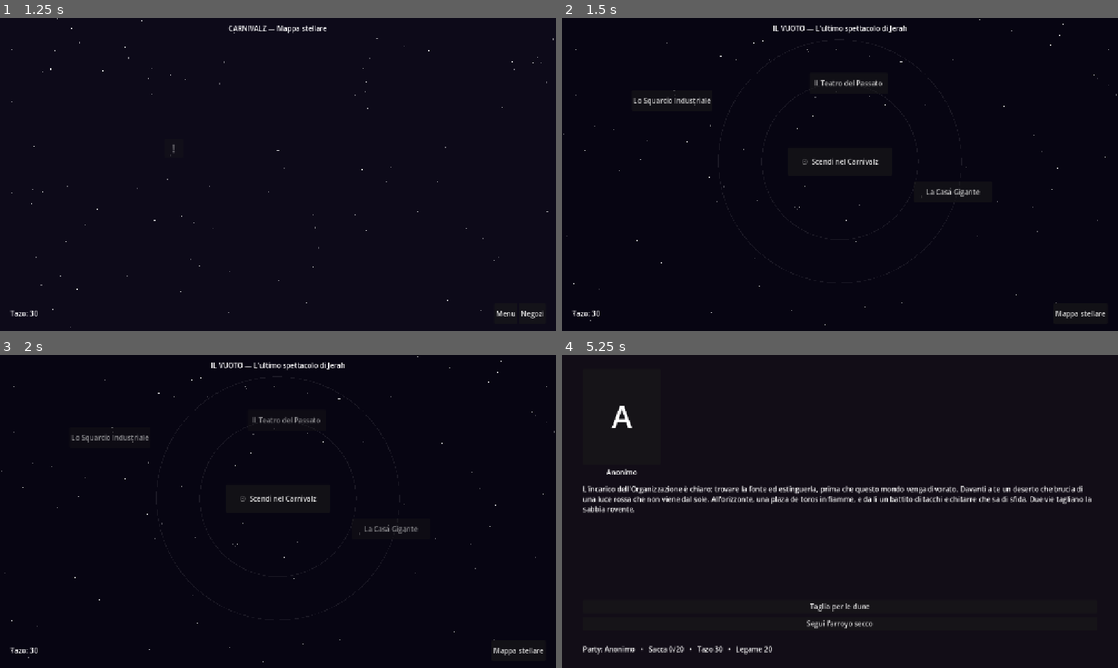
Above: before the commit, frames 1-4 (two rows, left to right).
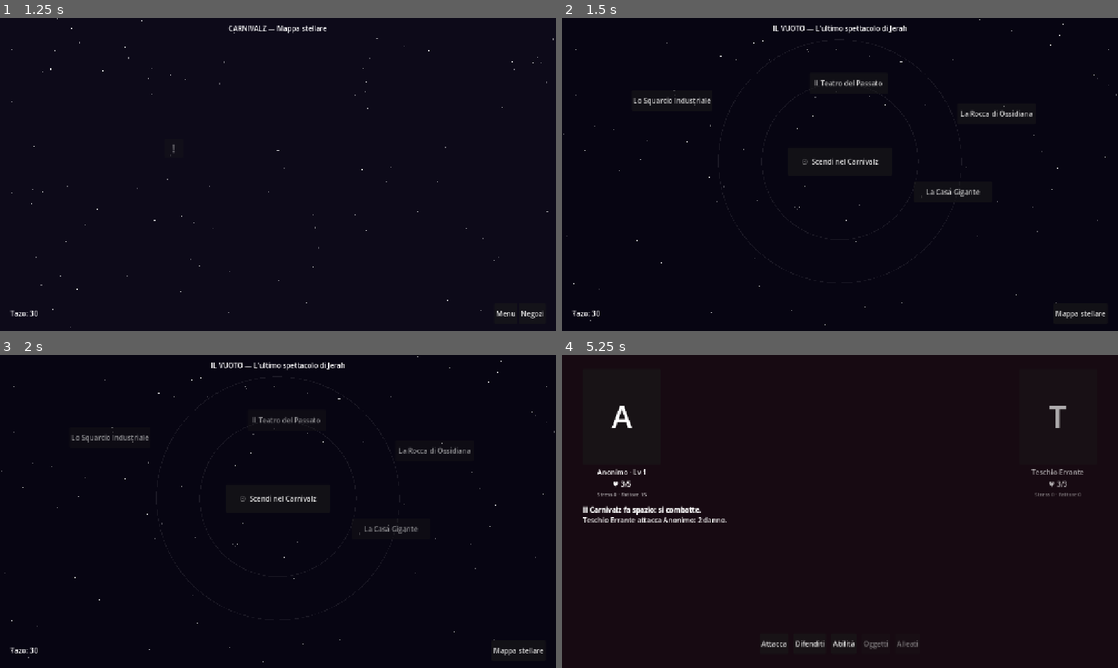
Above: after the commit, the same moments.

Repository: Rio-Chico-Devs/Carnivalz
Game: Godot game, scene res://scenes/Menu.tscn
Two runs of this game, one before a commit and one after it. Both use one fixed random seed, a clock stepped at 60 frames per second and the inputs below.
Inputs (mouse positions are in pixels of both pictures, inside the frame that each line leads up to):
- Up to frame 1 (1.25 s): click "Gioca" at 0.5 s
- Up to frame 2 (1.5 s): click "!" at 1.25 s
- Up to frame 3 (2 s): no input
- Up to frame 4 (5.25 s): click (995, 452) at 2 s, where only the run after the commit has a clickable "La Rocca di Ossidiana"; click (840, 605) at 2.75 s, where only the run after the commit has a clickable "Scendi nel corridoio di ossid…"; click (840, 589) at 3.5 s, where only the run after the commit has a clickable "Scendi nella fossa dei teschi"; click (840, 498) at 4.25 s, where only the run before the commit has a clickable "☉ Scendi nel Carnivalz"; click (873, 646) at 5 s, where only the run before the commit has a clickable "Inizia il Carnivalz"

Frame 1 is identical in both runs. In frame 2, 0.2% of the frame differs, in the area x 71-85%, y 28-32%; in frame 3, 0.1%; in frame 4, 4.6%, in the area x 3-96%, y 16-96%.

Commit message:
Macro-squarcio opzionale: La Rocca di Ossidiana, boss Jongo Dongo
Nuova frattura visibile fin da subito nel Vuoto di Jerah, opzionale,
strutturalmente simile alla campagna principale ma di entita' minore:
11 nodi, dungeon oscuro di ossidiana a tema Doom (ghoul, teschi erranti,
abomini marci), che culmina in un boss vero e proprio.

Nuovi nemici:
- ghoul, teschio_errante: incontri comuni della Rocca
- abominio_marcio (particolare): scontro forzato in cripta prima del
  boss, aggirabile con sesto_senso
- jongo_dongo (boss): fonte:true ma convincibile:false - primo boss
  del gioco "puramente malvagio" (coerente col canone gia' scritto su
  chi manipola il fattore Carnivalz senza esserne vittima). Nessuna
  Speranza, nessun esito eroe: non si tira mai indietro, un'unica
  conclusione

Nuova mossa motore "sacrificio" (Combattimento.gd): il nemico uccide un
suo alleato evocato (helper vivi_alleati_di) per aumentare il proprio
fattore; se non ha nessuno da sacrificare, attacca lui stesso. Incarna
meccanicamente il motto di Jongo Dongo ("un piccolo sacrificio per un
grande risultato") - lui evoca ghoul e poi li sacrifica per potenziarsi.
Studio dedicato: rivela solo quanto e' convinto, mai un'apertura.

Lore: sacrifico' raccolti e famiglie per fortuna, mai pentito; la
maledizione delle famiglie in lutto lo ha fatto marcire ma non fermato.
descrizione_extra (elenco_dei_sacrificati, trovato nella Rocca) rivela
che sacrifico' infine anche la propria famiglia.

Fix in fase di authoring: i due percorsi per il tesoro nascosto nella
fossa dei teschi (volo / arrampicata manuale) usavano due flag una_tantum
diverse, permettendo un doppio drop; ora condividono un nodo-premio unico
con un solo gate (pattern gia' usato in Jerah per il segreto del backstage).

Sim: Jongo Dongo nettamente piu' abbordabile di Jerah a parita' di
livello (29% vs 13% da solo a L6-7), come da richiesta "entita' minore".

Co-Authored-By: Claude Sonnet 5 <noreply@anthropic.com>
Claude-Session: https://claude.ai/code/session_01AE7uzpDH1Lo1PHb29aXJxZ

Diff:
--- a/data/mappa.json
+++ b/data/mappa.json
@@ -31,6 +31,13 @@
 					"pos": [900, 400],
 					"musica": "res://audio/musica/frattura_casa.ogg",
 					"file_eventi": "res://data/vuoti/casa_gigante.json"
+				},
+				{
+					"id": "rocca_ossidiana",
+					"nome": "La Rocca di Ossidiana",
+					"pos": [1000, 220],
+					"musica": "res://audio/musica/frattura_ossidiana.ogg",
+					"file_eventi": "res://data/vuoti/rocca_ossidiana.json"
 				},
 				{
 					"id": "kizako_ala",
--- a/data/oggetti.json
+++ b/data/oggetti.json
@@ -185,6 +185,12 @@
 			"nome": "Il mondo è il mio Tesoro",
 			"tipo": "chiave",
 			"descrizione": "Un'arma forgiata dall'Artigiano su un nucleo che divora e restituisce doppio. Finché la porti con te, ogni nemico sconfitto rende di più: più bottino, più chance di drop rari."
+		},
+		{
+			"id": "elenco_dei_sacrificati",
+			"nome": "Elenco dei sacrificati",
+			"tipo": "chiave",
+			"descrizione": "Nomi su nomi, per anni, nella stessa grafia. Verso la fine, la grafia trema. Gli ultimi nomi non li hai ancora letti con attenzione."
 		},
 		{
 			"id": "meccanismo_del_varco",
--- a/data/personaggi.json
+++ b/data/personaggi.json
@@ -150,6 +150,119 @@
 			"studio": [
 				{ "domanda": "Cosa mangi?", "risposta": "Tutto quello che il complesso ha smesso di volere." },
 				{ "domanda": "Hai fame ancora?", "risposta": "Sempre. Non è mai stata questione di fame." }
+			]
+		},
+		{
+			"id": "ghoul",
+			"nome": "Ghoul",
+			"hp": 4,
+			"attacco": 2,
+			"difesa": 0,
+			"velocita": 3,
+			"xp": 9,
+			"tazo": 6,
+			"ritratto": "res://art/personaggi/ghoul.png",
+			"descrizione": "Carne marcia tenuta insieme dalla fame e da poco altro. Uno dei tanti che la Rocca di Ossidiana non ha mai lasciato andare.",
+			"carta": { "id": "carta_ghoul", "nome": "Ghoul", "rarita": "comune", "chance": 0.03, "testo": "Non ricorda il proprio nome. Ricorda solo la fame." },
+			"bottino_comune": [
+				{ "oggetto": "fiala_hp", "chance": 0.2 }
+			],
+			"studio": [
+				{ "domanda": "Chi eri?", "risposta": "Uno dei sacrificati. O forse uno dei loro figli. Non fa differenza, ormai." }
+			]
+		},
+		{
+			"id": "teschio_errante",
+			"nome": "Teschio Errante",
+			"hp": 3,
+			"attacco": 2,
+			"difesa": 0,
+			"velocita": 5,
+			"xp": 8,
+			"tazo": 5,
+			"ritratto": "res://art/personaggi/teschio_errante.png",
+			"descrizione": "Un teschio che galleggia basso sull'ossidiana, a scatti, come se cercasse ancora il corpo perduto.",
+			"carta": { "id": "carta_teschio_errante", "nome": "Teschio Errante", "rarita": "comune", "chance": 0.03, "testo": "Vaga da anni. Non ha mai smesso di cercare." },
+			"studio": [
+				{ "domanda": "Cosa cerchi?", "risposta": "(sbatte contro una parete, poi contro un'altra, in silenzio)" }
+			]
+		},
+		{
+			"id": "abominio_marcio",
+			"nome": "Abominio Marcio",
+			"categoria": "particolare",
+			"hp": 10,
+			"attacco": 3,
+			"difesa": 2,
+			"velocita": 2,
+			"xp": 16,
+			"tazo": 14,
+			"ritratto": "res://art/personaggi/abominio_marcio.png",
+			"descrizione": "Più corpi fusi insieme dal marciume, tenuti in piedi da qualcosa che non è più vita. Una delle tante forme che prende la maledizione della Rocca.",
+			"carta": { "id": "carta_abominio_marcio", "nome": "Abominio Marcio", "rarita": "non_comune", "chance": 0.05, "testo": "Non è un solo mostro: sono tutti quelli che nessuno è venuto a seppellire." },
+			"bottino_comune": [
+				{ "oggetto": "fiala_hp", "chance": 0.25 }
+			],
+			"studio": [
+				{ "domanda": "Quanti siete, là dentro?", "risposta": "(un coro basso, indistinto, risponde in una lingua che non esiste più)" }
+			]
+		},
+		{
+			"id": "jongo_dongo",
+			"nome": "Jongo Dongo",
+			"hp": 22,
+			"attacco": 3,
+			"difesa": 1,
+			"velocita": 3,
+			"fattore_base": 20,
+			"xp": 35,
+			"tazo": 50,
+			"peso_attacco_normale": 3,
+			"ritratto": "res://art/personaggi/jongo_dongo.png",
+			"descrizione": "Un tempo signore di queste terre. Sacrificò raccolti e famiglie intere per la propria fortuna, e non si è mai pentito: la maledizione delle famiglie in lutto lo ha fatto marcire vivo, ma non lo ha fermato.",
+			"descrizione_extra": {
+				"richiede_oggetto": "elenco_dei_sacrificati",
+				"testo": "Le ultime righe dell'elenco sono scritte con una grafia più tremante, come se la mano che scriveva stesse ancora decidendo. Gli ultimi nomi sulla lista condividono il suo: erano la sua famiglia. Non ha esitato nemmeno allora."
+			},
+			"carta": { "id": "carta_jongo_dongo", "nome": "Jongo Dongo", "rarita": "epica", "testo": "\"Un piccolo sacrificio per un grande risultato.\" Lo pensava anche l'ultima volta." },
+			"fonte": true,
+			"convincibile": false,
+			"mosse": [
+				{
+					"id": "colpo_marcio",
+					"tipo": "attacco_forte",
+					"valore": 4,
+					"peso": 2,
+					"testo": "Jongo Dongo affonda un artiglio marcio, senza fretta: sa già che colpirà."
+				},
+				{
+					"id": "grido_del_raccolto",
+					"tipo": "attacco_tutti",
+					"valore": 1,
+					"stress": 15,
+					"peso": 2,
+					"testo": "\"IL RACCOLTO RICHIEDE SEMPRE IL SUO PREZZO!\" Il grido vi si conficca dentro più delle unghie."
+				},
+				{
+					"id": "sacrificio",
+					"tipo": "sacrificio",
+					"valore": 15,
+					"peso": 3,
+					"testo": "Jongo Dongo si volta verso uno dei suoi ghoul, con la stessa calma di sempre: \"Un piccolo sacrificio... per un grande risultato.\""
+				},
+				{
+					"id": "raccolto_di_carne",
+					"tipo": "evoca",
+					"valore": "ghoul",
+					"peso": 2,
+					"testo": "Jongo Dongo batte il palmo marcio sull'ossidiana: la terra stessa gli restituisce un altro ghoul."
+				}
+			],
+			"studio": [
+				{ "domanda": "Perché tutto questo sacrificio?", "risposta": "Perché funziona. Il raccolto non mente mai." },
+				{ "domanda": "Ti penti di qualcosa?", "risposta": "Il pentimento è un lusso che i vivi non possono permettersi. Io, ormai, lo sono ancora meno di loro." },
+				{ "domanda": "Le famiglie che hai maledetto ti hanno fatto marcire.", "risposta": "Mi hanno dato la loro rabbia. L'ho presa anche quella. Guarda cosa sono diventato: funziona lo stesso." },
+				{ "domanda": "Ti fermerai, prima o poi?", "risposta": "Un piccolo sacrificio per un grande risultato. Sempre. Anche questo, qui, con te." }
 			]
 		},
 		{
--- /dev/null
+++ b/data/vuoti/rocca_ossidiana.json
@@ -0,0 +1,107 @@
+{
+	"nodo_iniziale": "varco",
+	"nodi": {
+		"varco": {
+			"testo": "Lo squarcio si apre su un buio diverso dagli altri: pareti di ossidiana levigata, nera e lucida come vetro spezzato, che riflettono una luce che non viene da nessuna parte. L'aria sa di terra smossa e di qualcosa che non dovrebbe muoversi più. Da qualche corridoio, un raschiare basso, ininterrotto.",
+			"scelte": [
+				{ "testo": "Scendi nel corridoio di ossidiana", "vai": "corridoio_ossidiana" },
+				{ "testo": "Torna nel Vuoto", "torna_vuoto": true }
+			]
+		},
+		"corridoio_ossidiana": {
+			"testo": "Il corridoio scende, tagliato nella roccia nera. Ai lati, nicchie scavate a mano, ognuna con un teschio incastonato come un ex voto. Il raschiare si fa più vicino: qualcosa, nel buio, sta ancora strisciando verso qualcosa.",
+			"agguato": {
+				"probabilita": 0.35,
+				"gruppi": [["ghoul"], ["teschio_errante"], ["ghoul", "teschio_errante"]],
+				"se_perdi": "espulso"
+			},
+			"scelte": [
+				{ "testo": "Scendi nella fossa dei teschi", "vai": "fossa_dei_teschi" },
+				{ "testo": "Entra nella sala del raccolto", "vai": "sala_del_raccolto" },
+				{ "testo": "Torna al varco", "vai": "varco" }
+			]
+		},
+		"fossa_dei_teschi": {
+			"testo": "Una fossa a cielo aperto, piena fino all'orlo di teschi ammucchiati come ghiaia. Camminarci sopra produce un suono che preferiresti non aver sentito. In alto, incastrato tra due sporgenze di ossidiana, qualcosa luccica ancora.",
+			"agguato": {
+				"probabilita": 0.3,
+				"gruppi": [["teschio_errante"], ["teschio_errante", "teschio_errante"]],
+				"se_perdi": "espulso"
+			},
+			"scelte": [
+				{ "testo": "Fruga tra i teschi più vicini", "vai": "fossa_dei_teschi", "una_tantum": "oss_tazo_1", "tazo": 20 },
+				{ "testo": "Vola fino allo sperone di ossidiana", "vai": "sperone_ossidiana", "richiede": "volo" },
+				{ "testo": "Arrampicati a mani nude fino allo sperone", "vai": "sperone_ossidiana", "stress": 15 },
+				{ "testo": "Torna al corridoio", "vai": "corridoio_ossidiana" }
+			]
+		},
+		"sperone_ossidiana": {
+			"testo": "Lo sperone regge un piccolo tesoro incastrato tra le schegge: qualcuno, prima di te, si era arrampicato fin qui per lo stesso motivo, e non ce l'aveva fatta a scendere.",
+			"scelte": [
+				{ "testo": "Recupera ciò che trovi", "vai": "fossa_dei_teschi", "una_tantum": "oss_sperone", "tazo": 40, "oggetto": "fiala_hp" },
+				{ "testo": "Torna alla fossa", "vai": "fossa_dei_teschi" }
+			]
+		},
+		"sala_del_raccolto": {
+			"testo": "Una sala enorme, un tempo un granaio: sacchi marci ammucchiati fino al soffitto, semi che non germoglieranno mai. Su un muro, inciso a mano, più e più volte, come se ripeterlo lo rendesse più vero: IL RACCOLTO RICHIEDE SEMPRE IL SUO PREZZO.",
+			"agguato": {
+				"probabilita": 0.35,
+				"gruppi": [["ghoul"], ["ghoul", "ghoul"]],
+				"se_perdi": "espulso"
+			},
+			"scelte": [
+				{ "testo": "Fruga tra i sacchi marci", "vai": "sala_del_raccolto", "una_tantum": "oss_tazo_2", "tazo": 25 },
+				{ "testo": "Recupera una fiala intatta tra le macerie", "vai": "sala_del_raccolto", "una_tantum": "oss_fiala_1", "oggetto": "fiala_hp" },
+				{ "testo": "Scendi verso la cripta", "vai": "cripta" },
+				{ "testo": "Torna al corridoio", "vai": "corridoio_ossidiana" }
+			]
+		},
+		"cripta": {
+			"testo": "La cripta si restringe, le pareti sudano un liquido nero. Al centro, immobile finché non ti avvicini, una massa di corpi fusi insieme si solleva a fatica, come se avesse aspettato solo te.",
+			"scelte": [
+				{ "testo": "Affrontala", "richiede_non_flag": "oss_cripta_superata", "combatti": ["abominio_marcio"], "se_vinci": "altare_dei_sacrifici", "se_perdi": "espulso" },
+				{ "testo": "Intuisci il momento giusto e scivola oltre, nell'ombra", "richiede": "sesto_senso", "vai": "altare_dei_sacrifici" },
+				{ "testo": "Scendi verso l'altare", "richiede_flag": "oss_cripta_superata", "vai": "altare_dei_sacrifici" },
+				{ "testo": "Torna alla sala del raccolto", "vai": "sala_del_raccolto" }
+			]
+		},
+		"altare_dei_sacrifici": {
+			"testo": "Un altare di ossidiana nera, macchiato da secoli di uso. Ai suoi piedi, un libro enorme rilegato in pelle scura. Oltre l'altare, una scalinata scende verso una luce rossastra e un trono marcio.",
+			"flag": "oss_cripta_superata",
+			"scelte": [
+				{ "testo": "Leggi l'elenco dei sacrificati", "vai": "altare_dei_sacrifici", "una_tantum": "oss_elenco", "oggetto": "elenco_dei_sacrificati" },
+				{ "testo": "Scendi verso il trono", "vai": "trono_marcio" },
+				{ "testo": "Torna alla cripta", "vai": "cripta" }
+			]
+		},
+		"trono_marcio": {
+			"testo": "Sul trono di ossidiana e ossa, Jongo Dongo si alza senza fretta: la pelle è marcia, gli occhi ancora lucidissimi. \"Un piccolo sacrificio,\" dice, come un saluto, \"per un grande risultato.\" Non sembra spaventato. Non lo è mai stato, in vita sua, e nemmeno adesso che non lo è più del tutto.",
+			"centro": "jongo_dongo",
+			"espr_centro": "decisa",
+			"scelte": [
+				{ "testo": "Affrontalo", "combatti": ["jongo_dongo"], "se_vinci": "vittoria", "se_perdi": "sconfitta_boss" }
+			]
+		},
+		"vittoria": {
+			"testo": "Jongo Dongo cade in ginocchio, poi si sfalda: la maledizione che lo teneva in piedi si scioglie insieme a lui. Non chiede perdono. Non lo farebbe nemmeno ora. L'ossidiana intorno smette di sudare, ma resta nera: alcune cose, anche finite, non guariscono. Il raccolto, per una volta, non ha avuto il suo prezzo.",
+			"centro": "jongo_dongo",
+			"espr_centro": "petrificata",
+			"flag": "quest_ossidiana",
+			"scelte": [
+				{ "testo": "Torna nel Vuoto", "torna_vuoto": true }
+			]
+		},
+		"sconfitta_boss": {
+			"testo": "Jongo Dongo non ti uccide: si volta, semplicemente, come se non valessi il sacrificio. \"Non sei ancora un raccolto,\" dice, e la Rocca ti risputa fuori, nel Vuoto, umiliato più che ferito.",
+			"scelte": [
+				{ "testo": "Torna nel Vuoto", "torna_vuoto": true }
+			]
+		},
+		"espulso": {
+			"testo": "Il buio ti si richiude sopra come una fossa che si rinchiude. Quando riprendi fiato, sei di nuovo nel Vuoto. La Rocca di Ossidiana resta lì, marcia e paziente.",
+			"scelte": [
+				{ "testo": "Riprendi fiato nel Vuoto", "torna_vuoto": true }
+			]
+		}
+	}
+}
--- a/scripts/Combattimento.gd
+++ b/scripts/Combattimento.gd
@@ -470,6 +470,22 @@
 				aggiungi_combattente(String(mossa.get("valore", "")), false)
 			else:
 				scrivi("[i]...ma nessuno risponde al richiamo.[/i]")
+		"sacrificio":
+			# "un piccolo sacrificio per un grande risultato": si potenzia
+			# uccidendo un suo stesso alleato evocato, se ce n'è uno vivo
+			var alleati := vivi_alleati_di(nemico)
+			if alleati.is_empty():
+				scrivi("[i]Non ha nessuno da sacrificare, per ora. Colpisce lui stesso.[/i]")
+				var possibili := vivi(true)
+				attacca(nemico, possibili[GameState.rng.randi_range(0, possibili.size() - 1)])
+			else:
+				var vittima: Dictionary = alleati[GameState.rng.randi_range(0, alleati.size() - 1)]
+				scrivi("[i]%s lo colpisce lui stesso, senza esitare.[/i]" % nemico.nome)
+				vittima.hp = 0
+				aggiorna_scheda(vittima)
+				nemico.fattore = clampi(nemico.fattore + int(mossa.get("valore", 15)), 0, 100)
+				aggiorna_scheda(nemico)
+				_su_ko(vittima)
 
 func cedimento(combattente: Dictionary) -> void:
 	# la fonte convinta perde pezzi di spettacolo: statistiche giu', fino alla fine
@@ -650,6 +666,14 @@
 			risultato.append(combattente)
 	return risultato
 
+func vivi_alleati_di(nemico: Dictionary) -> Array[Dictionary]:
+	# altri nemici vivi (es. evocazioni), escluso il nemico stesso
+	var risultato: Array[Dictionary] = []
+	for combattente in vivi(false):
+		if combattente.indice != nemico.indice:
+			risultato.append(combattente)
+	return risultato
+
 func evidenzia(attivo: Dictionary) -> void:
 	for combattente in combattenti:
 		if combattente.hp <= 0:
Not shown, changed: README.md
Not shown, changed: audio/README.md
Not shown, changed: docs/storia.md
